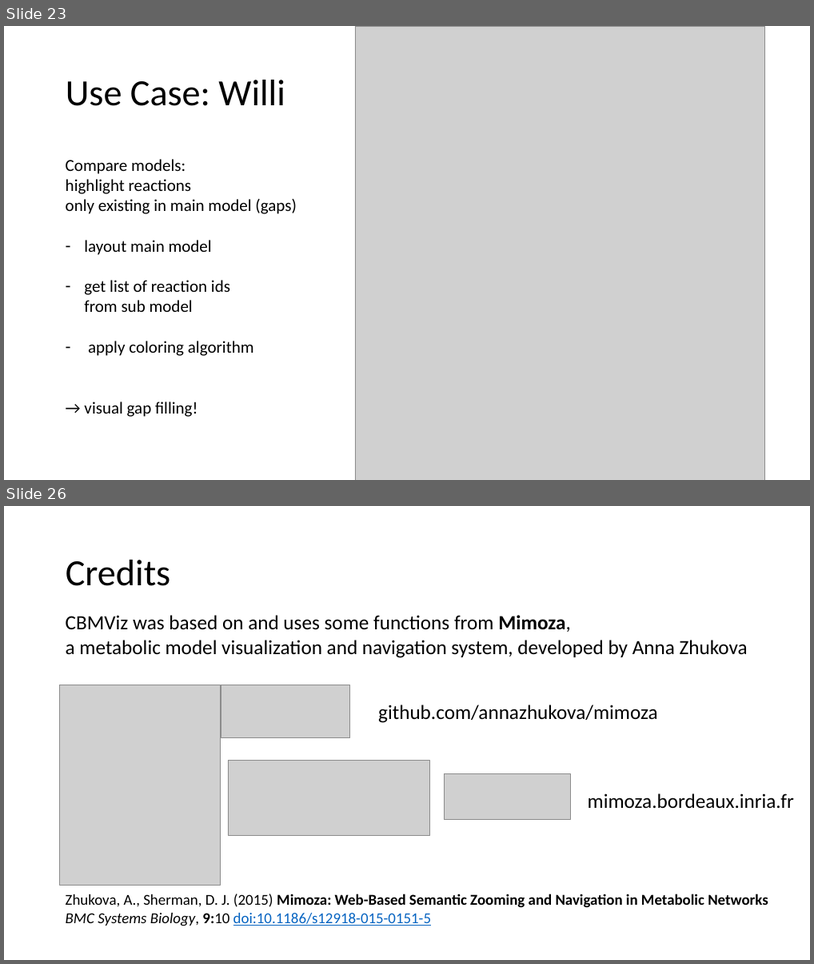
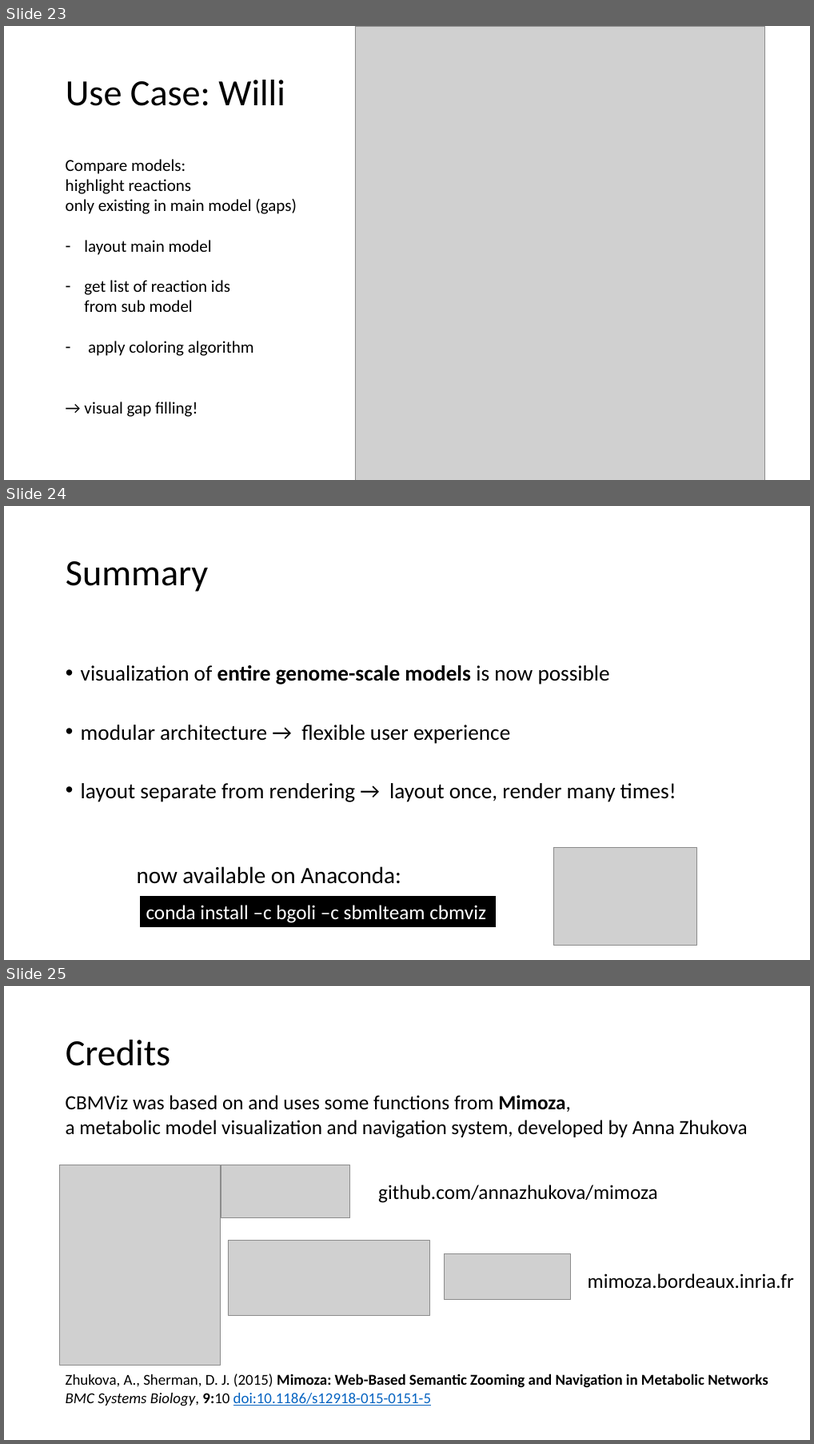
Before and after one commit to cnapy-org/metabolic-pathway-maps, a slide deck: Nicolas/Reports/LabR1_cbmviz_final.pptx. Shown one above the other, each under a label of ours: slides 23 and 26 before the commit, slides 23, 24 and 25 after it; the slides between them are not shown. The pictures are 814x964 and 814x1444 pixels, drawn with LibreOffice and Linux fonts; fonts in the diff are those of the drawing; grey boxes stand for pictures. Boxes give left, top, right and bottom in pixels: in the first picture for what was removed or moved away, otherwise in the second. Text is boxed around its words. In the diff, an @@ line names an element or a change of style, - is before the commit and + after.

```diff
--- a/Nicolas/Reports/LabR1_cbmviz_final.pptx
+++ b/Nicolas/Reports/LabR1_cbmviz_final.pptx
@@ slide 24 added at bbox=[4, 506, 810, 960], background #FFFFFF @@
@@ title added at bbox=[66, 561, 208, 592], 44 pt, text #000000 @@
+Summary
@@ text added at bbox=[81, 665, 677, 884], 25.9 pt, text #000000 @@
+• visualization of entire genome-scale models is now possible
+• modular architecture → flexible user experience
+• layout separate from rendering → layout once, render many times!
+    now available on Anaconda:
@@ picture added at bbox=[554, 847, 698, 945] @@
@@ rectangle added at bbox=[140, 896, 496, 926], fill #000000, outline #000000 1 pt, 24 pt, text #FFFFFF @@
+conda install –c bgoli –c sbmlteam cbmviz
@@ what was slide 26 is now slide 25 @@
```
Also in this commit, not shown: 6 slides changed, 1 other slide added, 1 slide removed, 9 other files.
